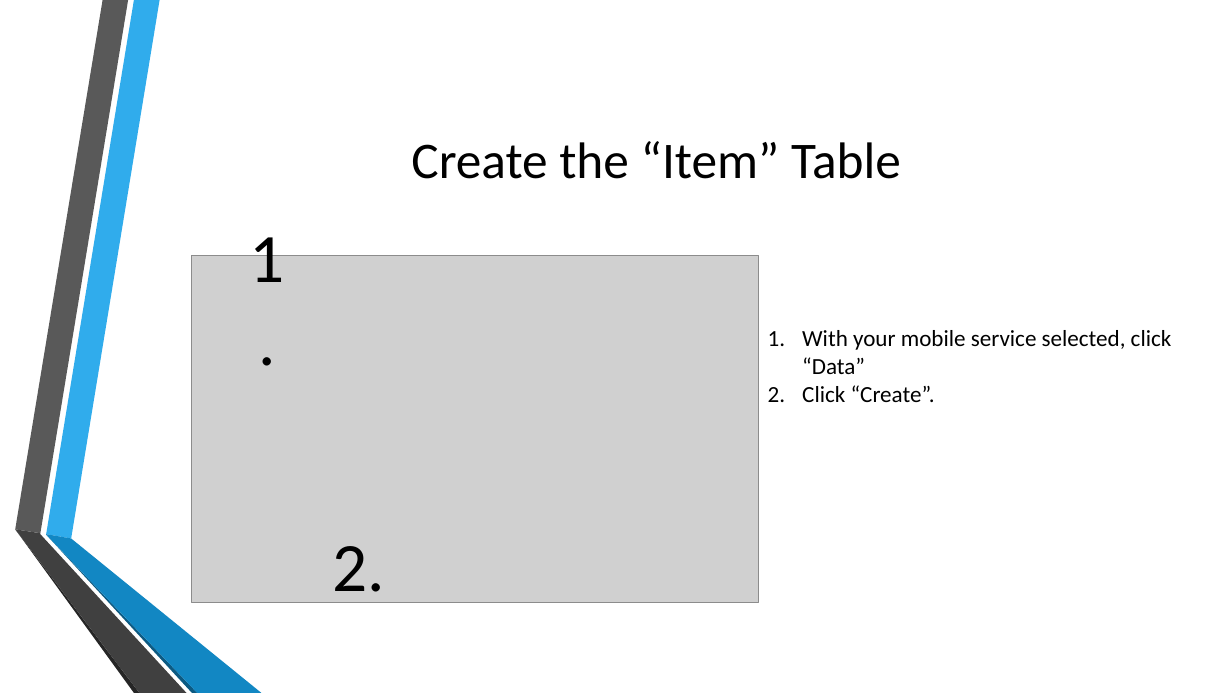
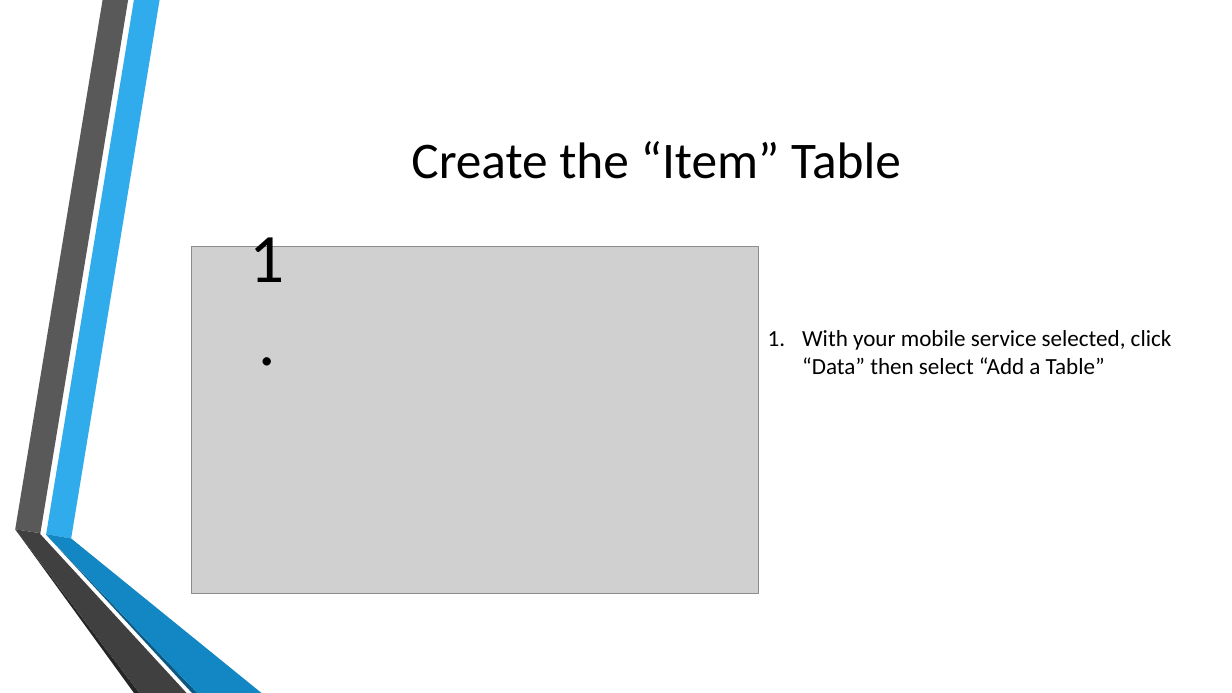
Before and after one commit to toolboc/XPlatformCloudKit, a slide deck: slide 16 of XPlatformCloudkit.pptx. Drawn at 1232x693 pixels with LibreOffice and Linux fonts; fonts in the diff are those of the drawing; grey boxes stand for pictures; background and template pictures are left out. Boxes give left, top, right and bottom in pixels: in the first picture for what was removed or moved away, otherwise in the second. Text is boxed around its words. In the diff, an @@ line names an element or a change of style, - is before the commit and + after.

Commit message:
Slides Updated

```diff
--- a/XPlatformCloudkit.pptx
+++ b/XPlatformCloudkit.pptx
@@ picture: place and size @@
-picture at bbox=[191, 255, 759, 602]
+picture at bbox=[191, 247, 759, 593]
@@ text at bbox=[802, 330, 1172, 374]: text changed @@
-1. With your mobile service selected, click “Data”
-2. Click “Create”.
+1. With your mobile service selected, click “Data” then select “Add a Table”
@@ text removed at bbox=[332, 546, 385, 609] @@
-2.
```
Also in this commit, not shown: 2 other slides changed, 3 slides added, 1 slide removed.
